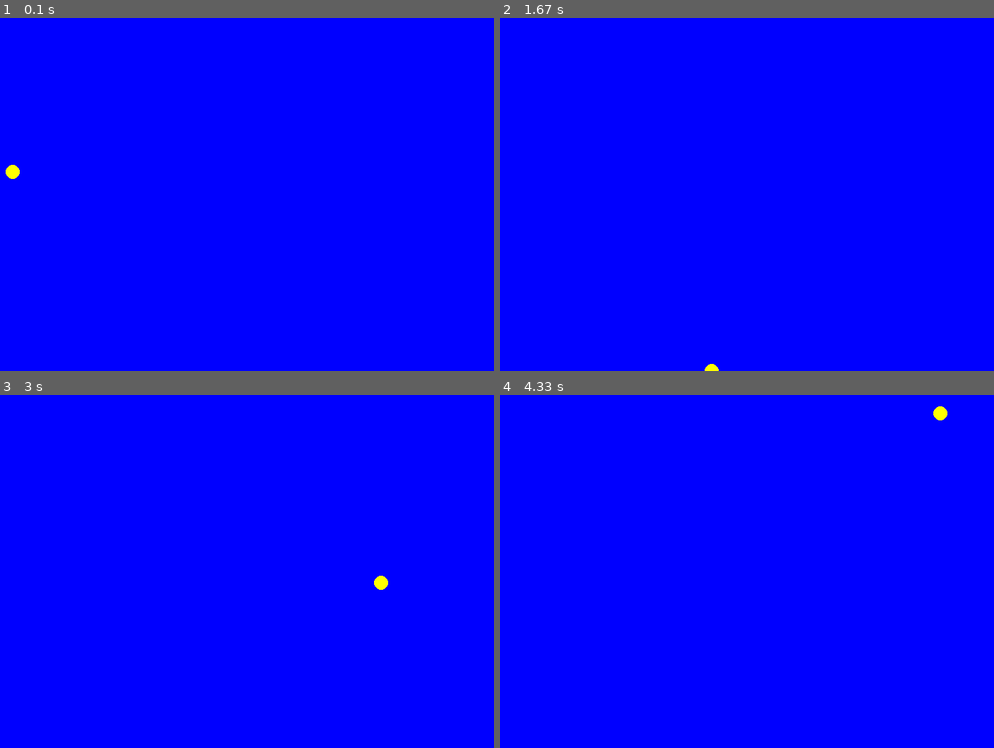
Above: before the commit, frames 1-4 (two rows, left to right).
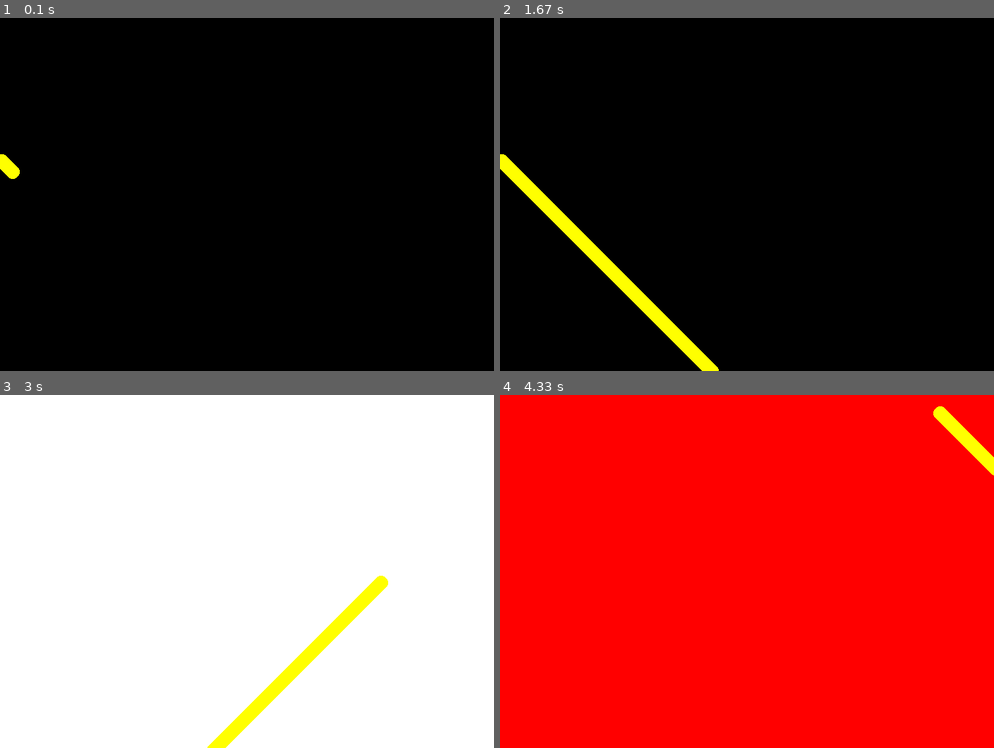
Above: after the commit, the same moments.

Repository: WillO1987/WillO-tasks
Game: pygame game, started from pygame/bounceball.py
Two runs of this game, one before a commit and one after it. Both use one fixed random seed, a clock stepped at 60 frames per second and the inputs below.
Inputs:
- Up to frame 1 (0.1 s): no input
- Up to frame 2 (1.67 s): no input
- Up to frame 3 (3 s): no input
- Up to frame 4 (4.33 s): no input

The runs differ from the first frame. In frame 1, 100% of the frame differs, in the area x 0-100%, y 0-100%; in frame 2, 100%; in frame 3, 100%; in frame 4, 100%.

Commit message:
Update bounceball.py

Diff:
--- a/pygame/bounceball.py
+++ b/pygame/bounceball.py
@@ -1,5 +1,6 @@
 import pygame
 import math
+import random
 # Initialize the game engine
 pygame.init()
 
@@ -26,6 +27,8 @@
 pi= 3.141592652
 counter = 0
 r = 20
+global y
+y = BLUE
 
 # -------- Main Program Loop -----------
 while not done:
@@ -41,22 +44,34 @@
     # First, clear the screen to white. Don't put other drawing commands
     # above this, or they will be erased with this command.
 
+    def screenfill():
+        he = random.randint(1,3)
+        if he == 1:
+            y = RED
+        elif he == 2:
+            y = BLACK
+        else:
+            y = WHITE
+        screen.fill(y)
 
-    screen.fill(BLUE)
+    # screen.fill(y) # remove to get trail effect
 
 
     #draw stuff here:
-
     y_val = y_val + y_offset
     x_val = x_val + x_offset
     if y_val < 0:
         y_offset = y_offset * -1
+        screenfill()
     elif y_val > 500:
         y_offset = y_offset * -1
+        screenfill()
     elif x_val < 0:
         x_offset = x_offset * -1
+        screenfill()
     elif x_val > 700:
         x_offset = x_offset * -1
+        screenfill()
 
     # if x_val >= size[0] or y_val >= size[1]:
     #     x_offset = x_offset * -1
